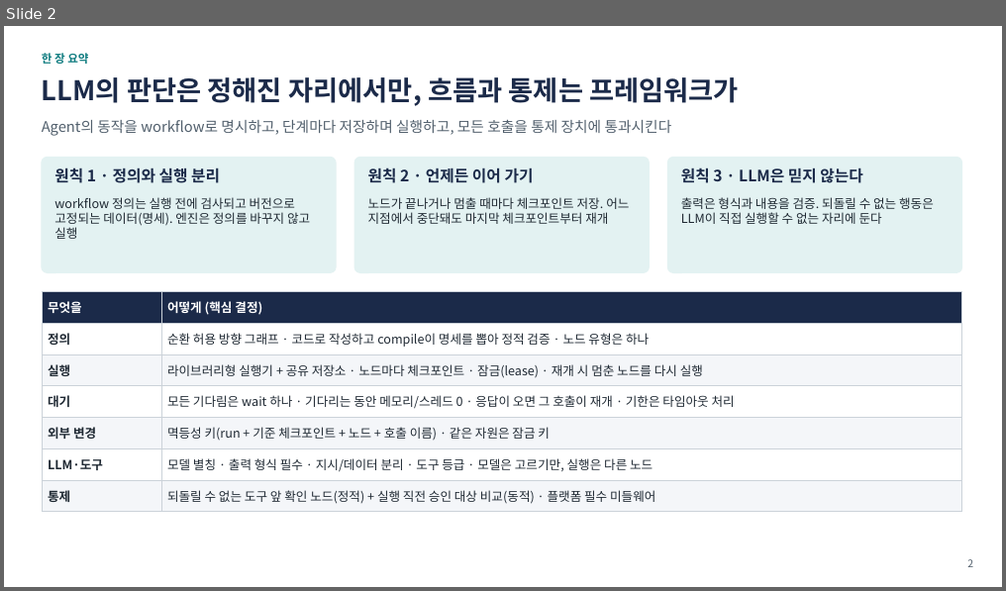
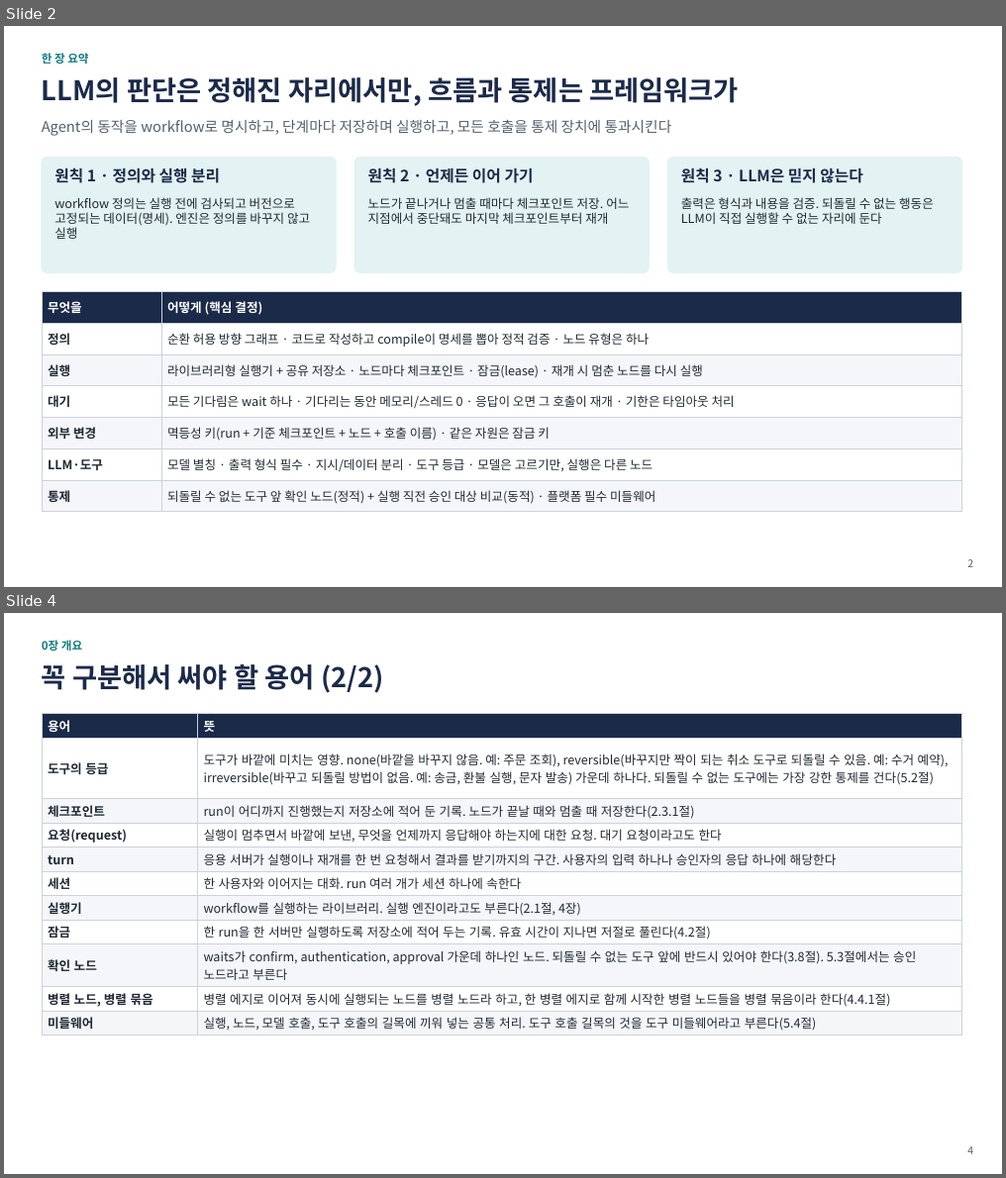
Before and after one commit to iwindfree/windfree-blog, a slide deck: public/files/ai-agent-workflow-framework/AI_Agent_Workflow_Framework_Summary.pptx. Shown one above the other, each under a label of ours: slide 2 before the commit, slides 2 and 4 after it; the slides between them are not shown. The pictures are 1006x591 and 1006x1178 pixels, drawn with LibreOffice and Linux fonts; fonts in the diff are those of the drawing. Boxes give left, top, right and bottom in pixels: in the first picture for what was removed or moved away, otherwise in the second. Text is boxed around its words. In the diff, an @@ line names an element or a change of style, - is before the commit and + after.

```diff
--- a/public/files/ai-agent-workflow-framework/AI_Agent_Workflow_Framework_Summary.pptx
+++ b/public/files/ai-agent-workflow-framework/AI_Agent_Workflow_Framework_Summary.pptx
@@ slide 4 added at box(4, 613, 1002, 1174), background #FFFFFF @@
@@ text added at box(42, 640, 82, 651), 11 pt, text #0F7C80, bold @@
+0장 개요
@@ text added at box(42, 664, 383, 693), 26 pt, text #1B2A49, bold @@
+꼭 구분해서 써야 할 용어 (2/2)
@@ table added at box(42, 713, 961, 1034), 11 rows, 2 columns @@
+용어 | 뜻
+도구의 등급 | 도구가 바깥에 미치는 영향. none(바깥을 바꾸지 않음. 예: 주문 조회), reversible(바꾸지만 짝이 되는 취소 도구로 되돌릴 수 있음. 예: 수거 예약), irreversible(바꾸고 되돌릴 방법이 없음. 예: 송금, 환불 실행, 문자 발송) 가운데 하나다. 되돌릴 수 없는 도구에는 가장 강한 통제를 건다(5.2절)
+체크포인트 | run이 어디까지 진행했는지 저장소에 적어 둔 기록. 노드가 끝날 때와 멈출 때 저장한다(2.3.1절)
+요청(request) | 실행이 멈추면서 바깥에 보낸, 무엇을 언제까지 응답해야 하는지에 대한 요청. 대기 요청이라고도 한다
+turn | 응용 서버가 실행이나 재개를 한 번 요청해서 결과를 받기까지의 구간. 사용자의 입력 하나나 승인자의 응답 하나에 해당한다
+세션 | 한 사용자와 이어지는 대화. run 여러 개가 세션 하나에 속한다
+실행기 | workflow를 실행하는 라이브러리. 실행 엔진이라고도 부른다(2.1절, 4장)
+잠금 | 한 run을 한 서버만 실행하도록 저장소에 적어 두는 기록. 유효 시간이 지나면 저절로 풀린다(4.2절)
+확인 노드 | waits가 confirm, authentication, approval 가운데 하나인 노드. 되돌릴 수 없는 도구 앞에 반드시 있어야 한다(3.8절). 5.3절에서는 승인 노드라고 부른다
+병렬 노드, 병렬 묶음 | 병렬 에지로 이어져 동시에 실행되는 노드를 병렬 노드라 하고, 한 병렬 에지로 함께 시작한 병렬 노드들을 병렬 묶음이라 한다(4.4.1절)
+미들웨어 | 실행, 노드, 모델 호출, 도구 호출의 길목에 끼워 넣는 공통 처리. 도구 호출 길목의 것을 도구 미들웨어라고 부른다(5.4절)
@@ page number added at box(967, 1147, 973, 1155), 10 pt, text #52606D @@
+4
```
Also in this commit, not shown: 4 slides changed, 1 other slide added, 1 other file.
